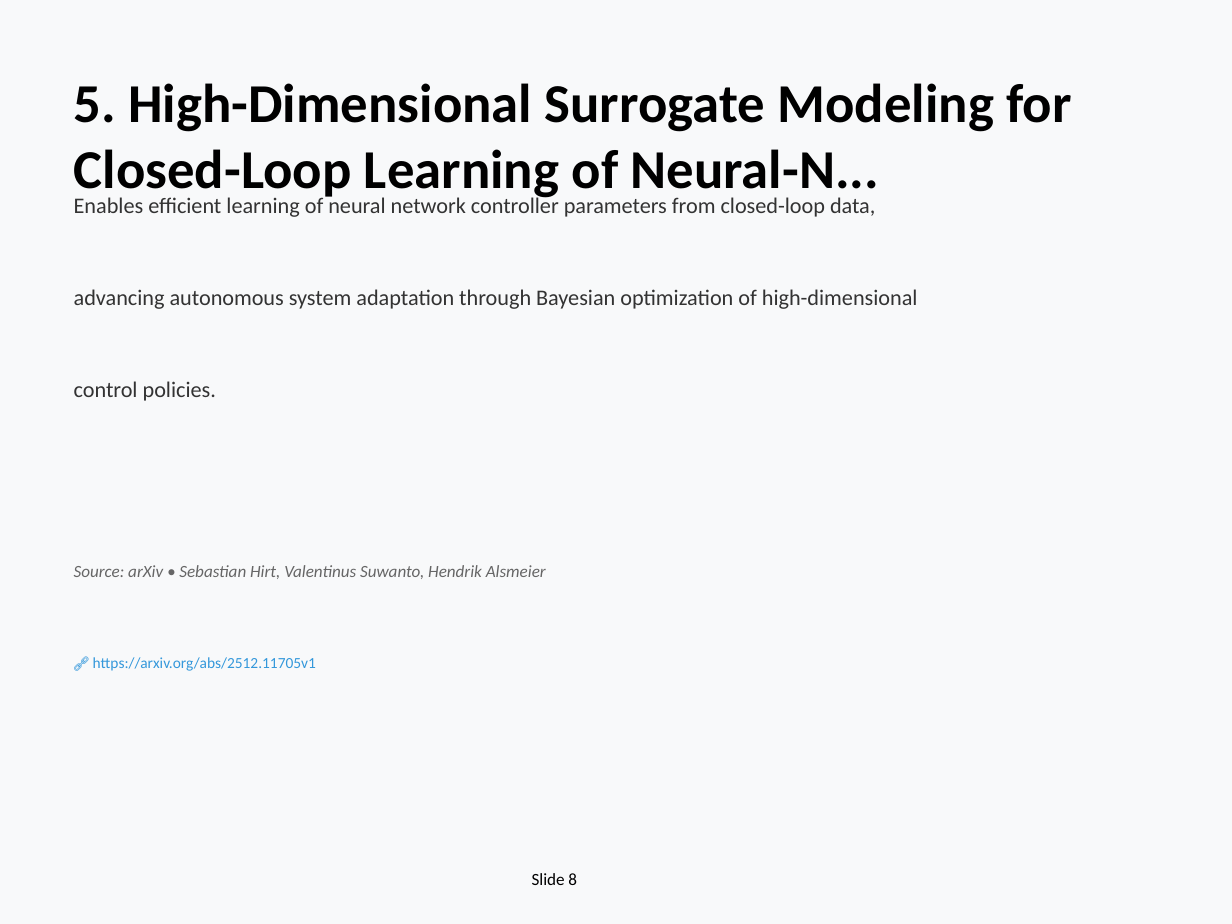
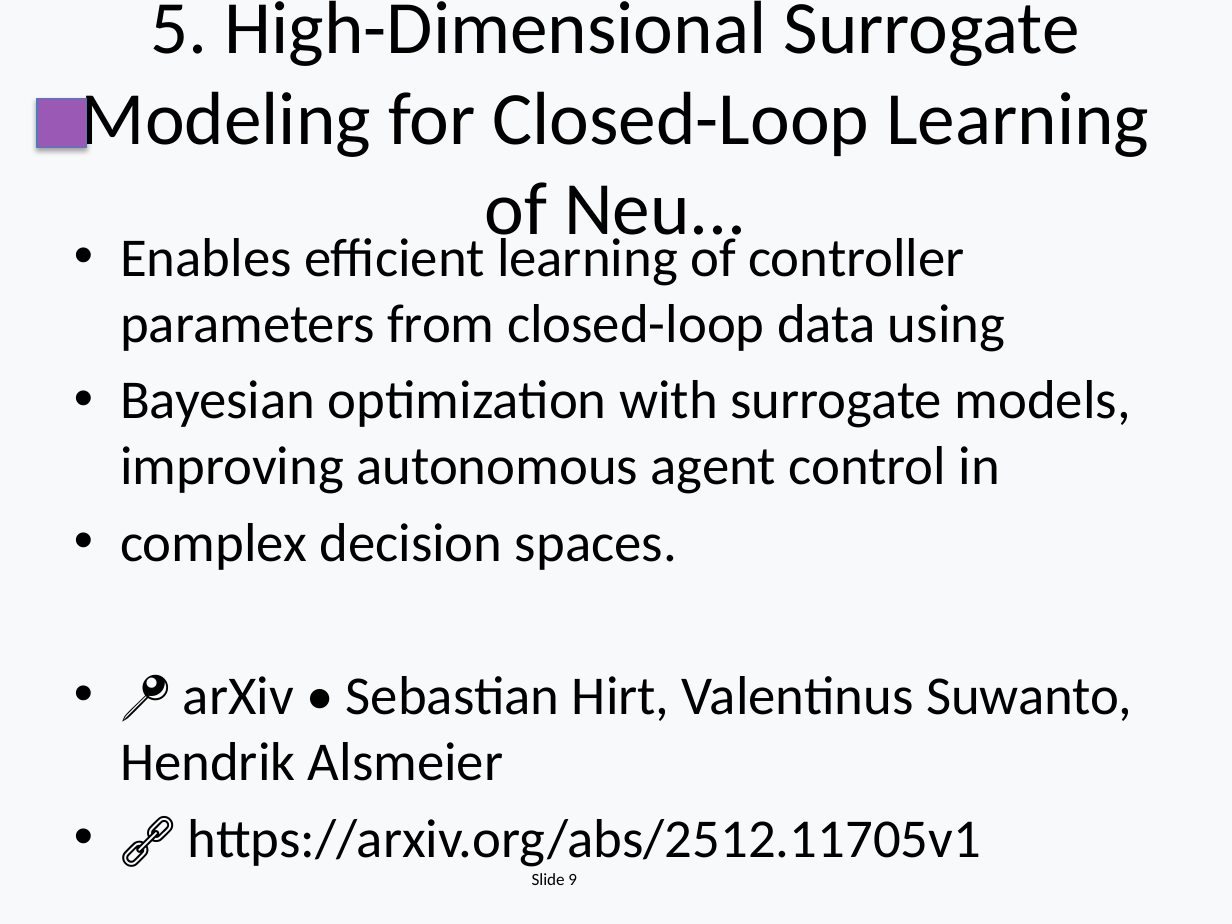
Before and after one commit to EiriniOr/ai-weekly-digest, a slide deck: slide 9 of AI_Weekly_2025-12-15.pptx (slide 8 before the commit). Drawn at 1232x924 pixels with LibreOffice and Linux fonts; fonts in the diff are those of the drawing. Boxes give left, top, right and bottom in pixels: in the first picture for what was removed or moved away, otherwise in the second. Text is boxed around its words. In the diff, an @@ line names an element or a change of style, - is before the commit and + after.

```diff
--- a/AI_Weekly_2025-12-15.pptx
+++ b/AI_Weekly_2025-12-15.pptx
@@ title "5. High-Dimensional Surrogate Modeling for ..." at <box>81,0,1149,252</box>: vertical alignment top to middle @@
@@ title at <box>81,0,1149,252</box>: text changed; size 32 to 44 pt; bold off @@
-5. High-Dimensional Surrogate Modeling for Closed-Loop Learning of Neural-N...
+5. High-Dimensional Surrogate Modeling for Closed-Loop Learning of Neu...
@@ rectangle added at <box>37,99,86,148</box>, fill #9B59B6, outline #4B7EBC 0.75 pt @@
@@ text removed at <box>74,194,875,217</box> @@
-Enables efficient learning of neural network controller parameters from closed-loop data,
@@ text added at <box>120,230,1132,867</box>, 32 pt, text #000000 @@
+• Enables efficient learning of controller parameters from closed-loop data using
+• Bayesian optimization with surrogate models, improving autonomous agent control in
+• complex decision spaces.
+• 📍 arXiv • Sebastian Hirt, Valentinus Suwanto, Hendrik Alsmeier
+• 🔗 https://arxiv.org/abs/2512.11705v1
@@ text removed at <box>74,289,918,309</box> @@
-advancing autonomous system adaptation through Bayesian optimization of high-dimensional
@@ text removed at <box>74,381,216,401</box> @@
-control policies.
@@ text removed at <box>74,565,546,579</box> @@
-Source: arXiv • Sebastian Hirt, Valentinus Suwanto, Hendrik Alsmeier
@@ text removed at <box>93,657,316,671</box> @@
-🔗 https://arxiv.org/abs/2512.11705v1
@@ text at <box>532,873,577,885</box>: text changed @@
-Slide 8
+Slide 9
```
Also in this commit, not shown: 16 other slides changed, 10 slides added, 8 slides removed, 1 other file.
